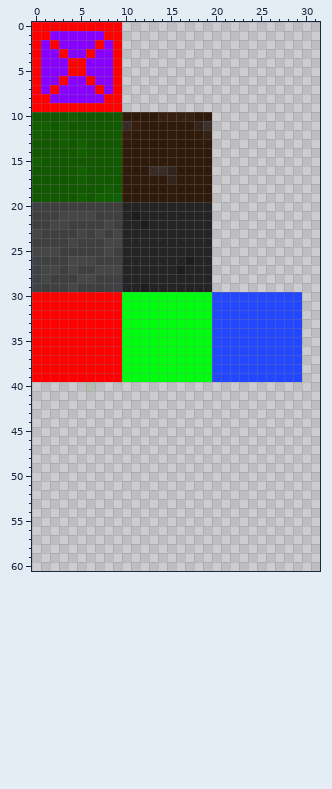
Pixel-art sprite -- client/assets/textures/blocks.png. That is the earlier state.
The file is 64x64 pixels. Pixels under 10% opacity are left out. Colours within 5 levels of each other are drawn and written as one. Shown: x 0..31, y 0..60.
After:
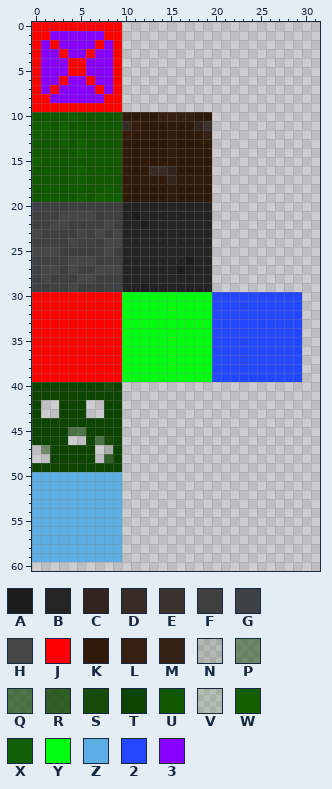
Palette (. is transparent): A #1d1d1d  B #242424  C #33251d  D #372c26  E #3b312d  F #3f3f3f  G #3e4146  H #464646  J #ff0000  K #301a09  L #361f0f  M #342217  N #0d450023  P #0d45007f  Q #0d4500a6  R #0d4500ce  S #0d4500f3  T #0d4500  U #125800  V #115e0023  W #125e00  X #115f06  Y #00ff0f  Z #5daee2  2 #2247ff  3 #8800ff
Change:
There is now colour N in row 47 at x 8.
There is now colour P in row 47 at x 1.
There is now colour Q in row 45 at x 4 to 5; in row 46 at x 7.
There is now colour R in row 48 at x 8.
There is now colour S in row 40 at x 8; in row 46 at x 8.
There is now colour T in row 40 at x 0 to 5, 7 and 9; in row 41 at x 0 to 9; in rows 42 to 43 at x 0, 3 to 5 and 8 to 9; in row 44 at x 0 to 9; in row 45 at x 0 to 3 and 6 to 9; in row 46 at x 0 to 3, 6 and 9.
There is now colour T in rows 47 to 48 at x 2 to 6 and 9; in row 49 at x 0 to 9.
The edit turns colour V into colour T in row 40 at x 6.
There is now colour Z in rows 50 to 59 at x 0 to 9.
Boxes around the changes in both pictures, in picture pixels (x1, y1, x2, y2):
changed: (32, 382, 122, 562)
